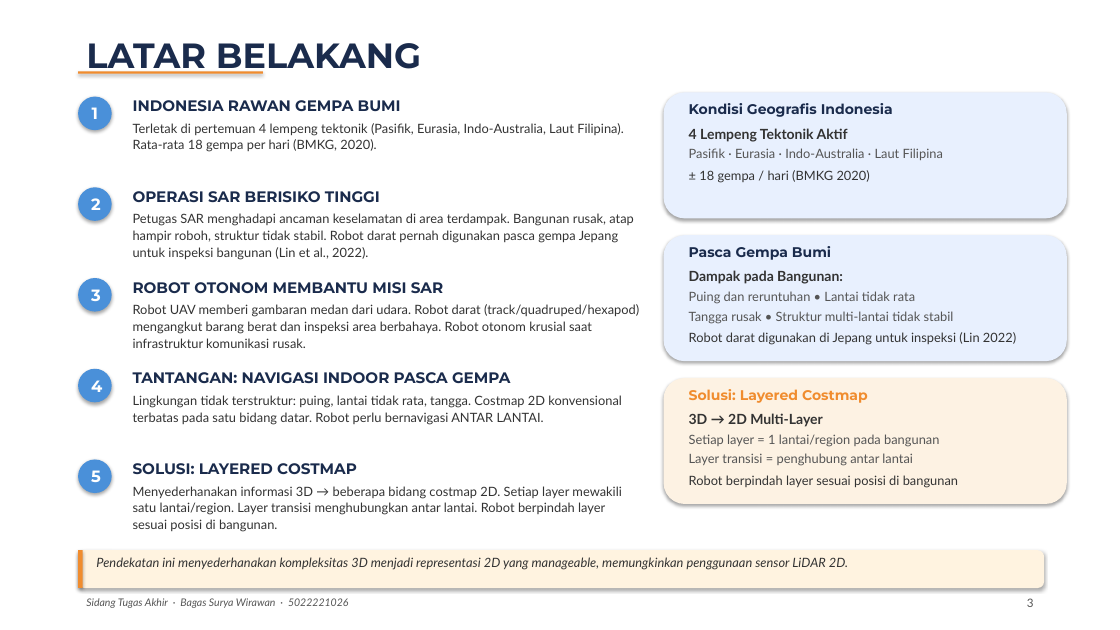
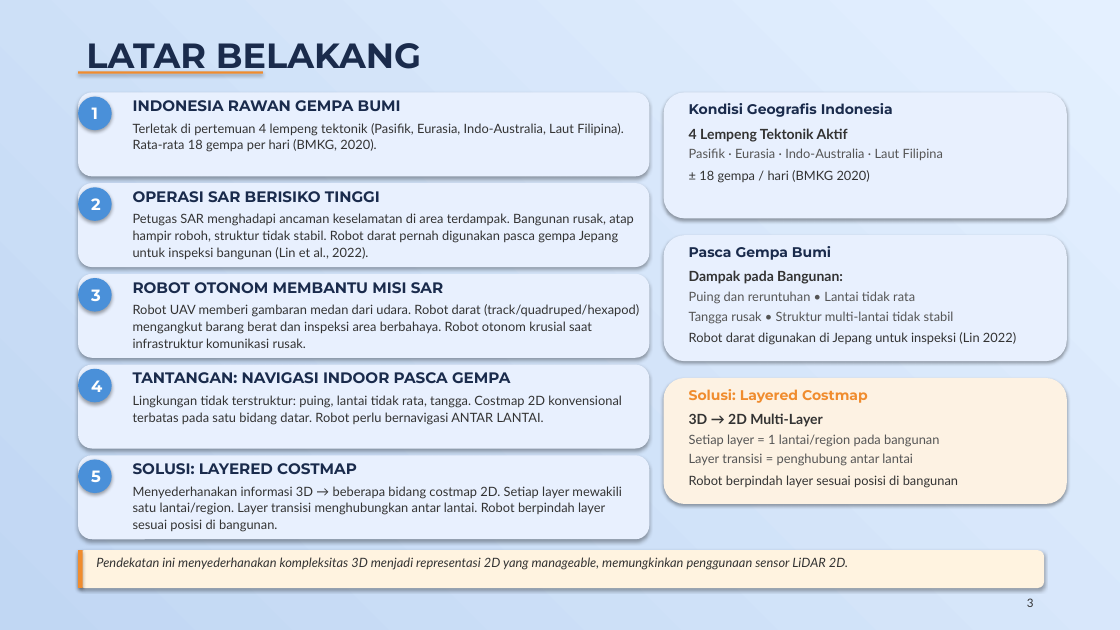
Before and after one commit to bagaswizard/Buku_TA, a slide deck: slide 3 of Presentasi_Sidang_TA.pptx. Drawn at 1120x630 pixels with LibreOffice and Linux fonts; fonts in the diff are those of the drawing. Boxes give left, top, right and bottom in pixels: in the first picture for what was removed or moved away, otherwise in the second. Text is boxed around its words. In the diff, an @@ line names an element or a change of style, - is before the commit and + after.

```diff
--- a/Presentasi_Sidang_TA.pptx
+++ b/Presentasi_Sidang_TA.pptx
@@ background #FFFFFF to gradient #E4F0FF to #C1D7F3 @@
@@ rounded rectangle added at (78, 92, 649, 176), fill #E8F0FE @@
@@ rounded rectangle added at (78, 183, 649, 267), fill #E8F0FE @@
@@ rounded rectangle added at (78, 274, 649, 358), fill #E8F0FE @@
@@ rounded rectangle added at (78, 365, 649, 449), fill #E8F0FE @@
@@ rounded rectangle added at (78, 455, 649, 539), fill #E8F0FE @@
@@ text removed at (86, 598, 349, 608) @@
-Sidang Tugas Akhir · Bagas Surya Wirawan · 5022221026
@@ text "3" at (1027, 598, 1034, 607): text colour #555555 to #333333 @@
```
Also in this commit, not shown: 13 other slides changed, 5 slides added, 3 slides removed, 7 other files.
